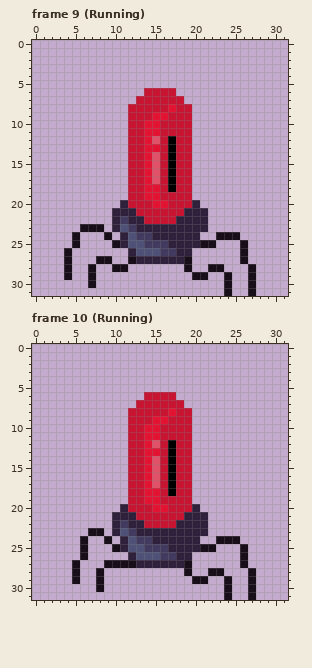
Two states of a pixel-art file, Sprites/Projects/SpiderBot.aseprite. The picture above was drawn from the file before the commit.
32x32 pixels, 11 frames. Pixels under 10% opacity are left out. Shown: frame 9 (Running), frame 10 (Running). The commit also changed other frames, which this record leaves out.
Once edited:
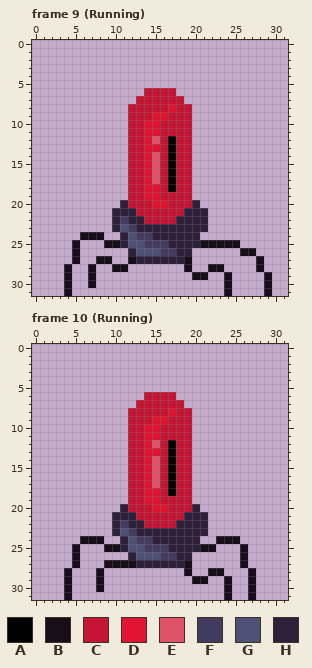
Palette (. is transparent): A #000000  B #170e19  C #c61533  D #e11533  E #e05267  F #433a60  G #4f5277  H #2f213b
Edits made:
layer "ExtLegLeft" added
layer "ExtLegRight" added
layer "Layer 1" removed
Frame 9 (Running):
The author put colour B in row 24 at x 6 to 8; in row 25 at x 9 and 23 to 25; in row 26 at x 5 and 27; in row 27 at x 5 and 28; in row 28 at x 28; in row 29 at x 29.
The author put colour B in rows 30 to 31 at x 4 and 29.
The author cleared colour B in row 23 at x 6 to 8; in row 24 at x 5, 9 and 23 to 25; in row 25 at x 26; in row 26 at x 4; in row 27 at x 4 and 26; in rows 28 to 31 at x 27.
Frame 10 (Running):
The author put colour B in row 24 at x 7 to 8; in row 25 at x 5 and 9; in row 26 at x 5; in rows 28 to 31 at x 4.
The author cleared colour B in row 23 at x 7 to 8; in row 24 at x 9; in rows 25 to 26 at x 6; in rows 28 to 29 at x 5.
